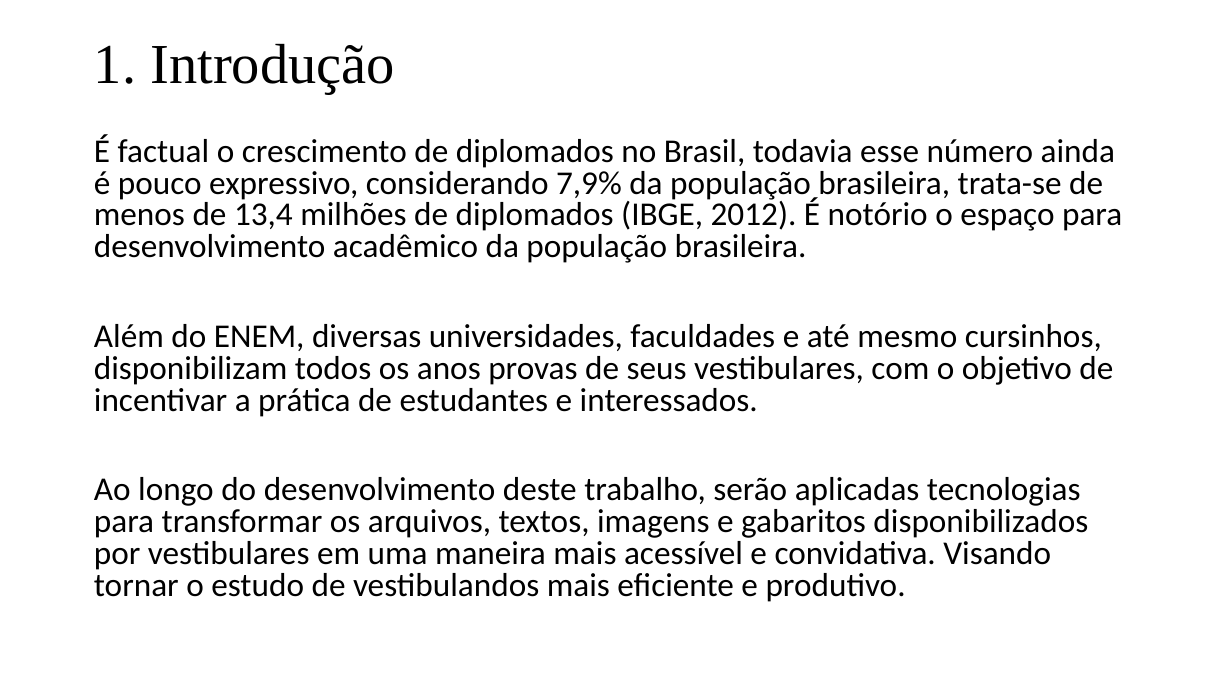
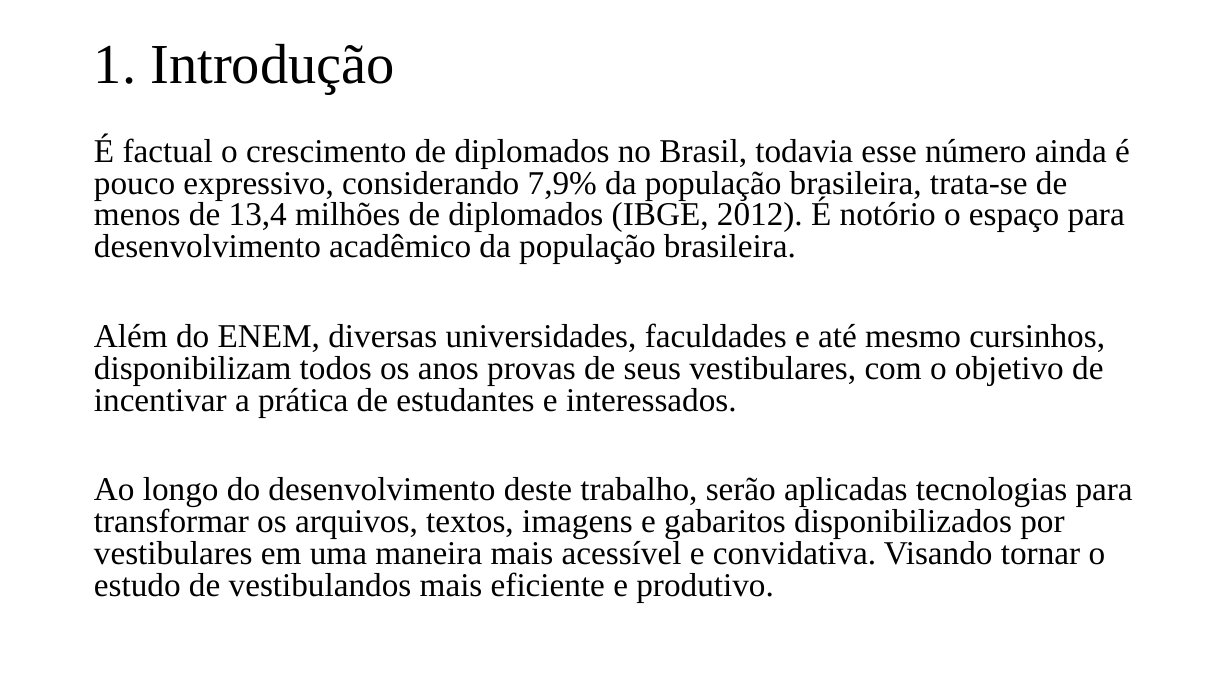
Before and after one commit to cesaraugusto98/TG, a slide deck: slide 4 of Documentacao/Apresentação TG - QuizFATEC.pptx. Drawn at 1232x693 pixels with LibreOffice and Linux fonts; fonts in the diff are those of the drawing. Boxes give left, top, right and bottom in pixels: in the first picture for what was removed or moved away, otherwise in the second. Text is boxed around its words. In the diff, an @@ line names an element or a change of style, - is before the commit and + after.

```diff
--- a/Documentacao/Apresentação TG - QuizFATEC.pptx
+++ b/Documentacao/Apresentação TG - QuizFATEC.pptx
@@ text "É factual o crescimento de ..." at bbox=[94, 135, 1133, 603]: font Calibri to Times New Roman @@
```
Also in this commit, not shown: 9 other slides changed, 3 other files.
